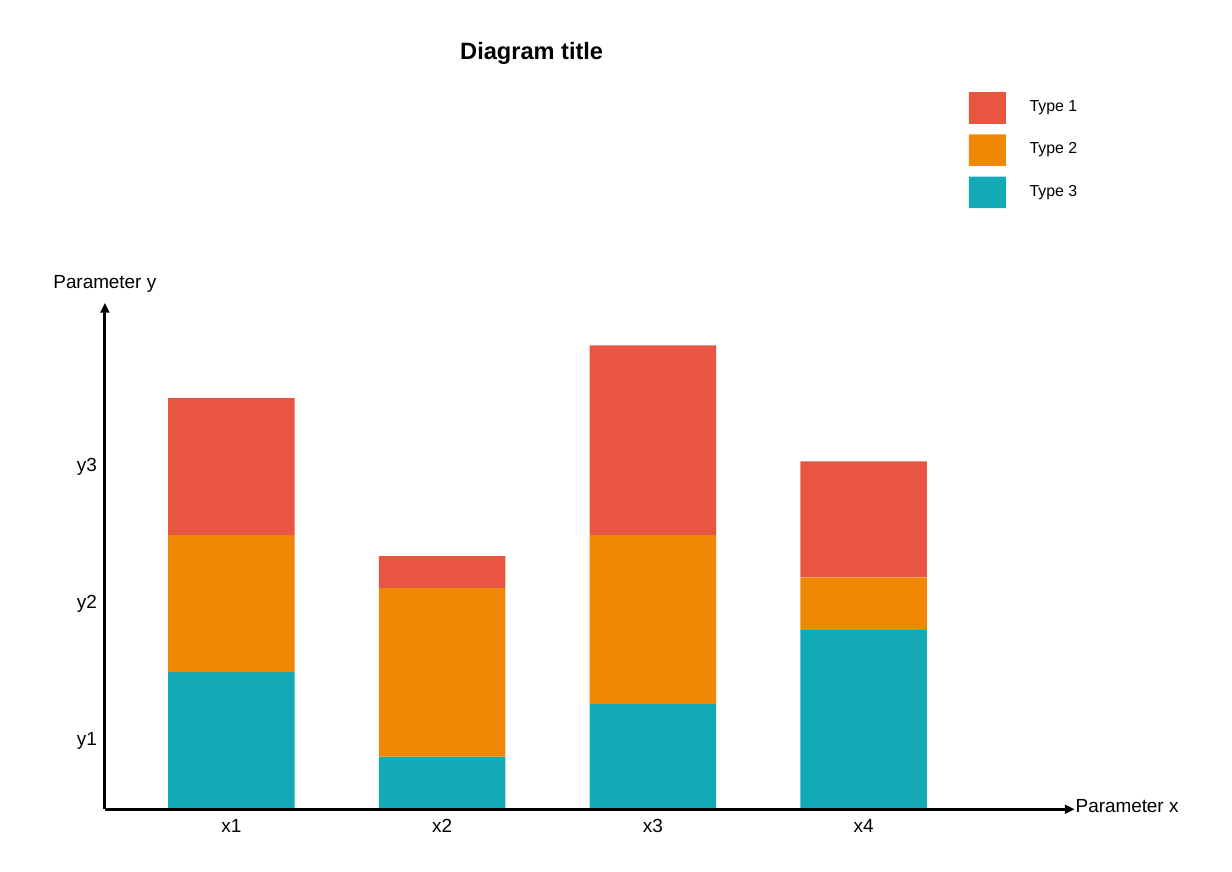
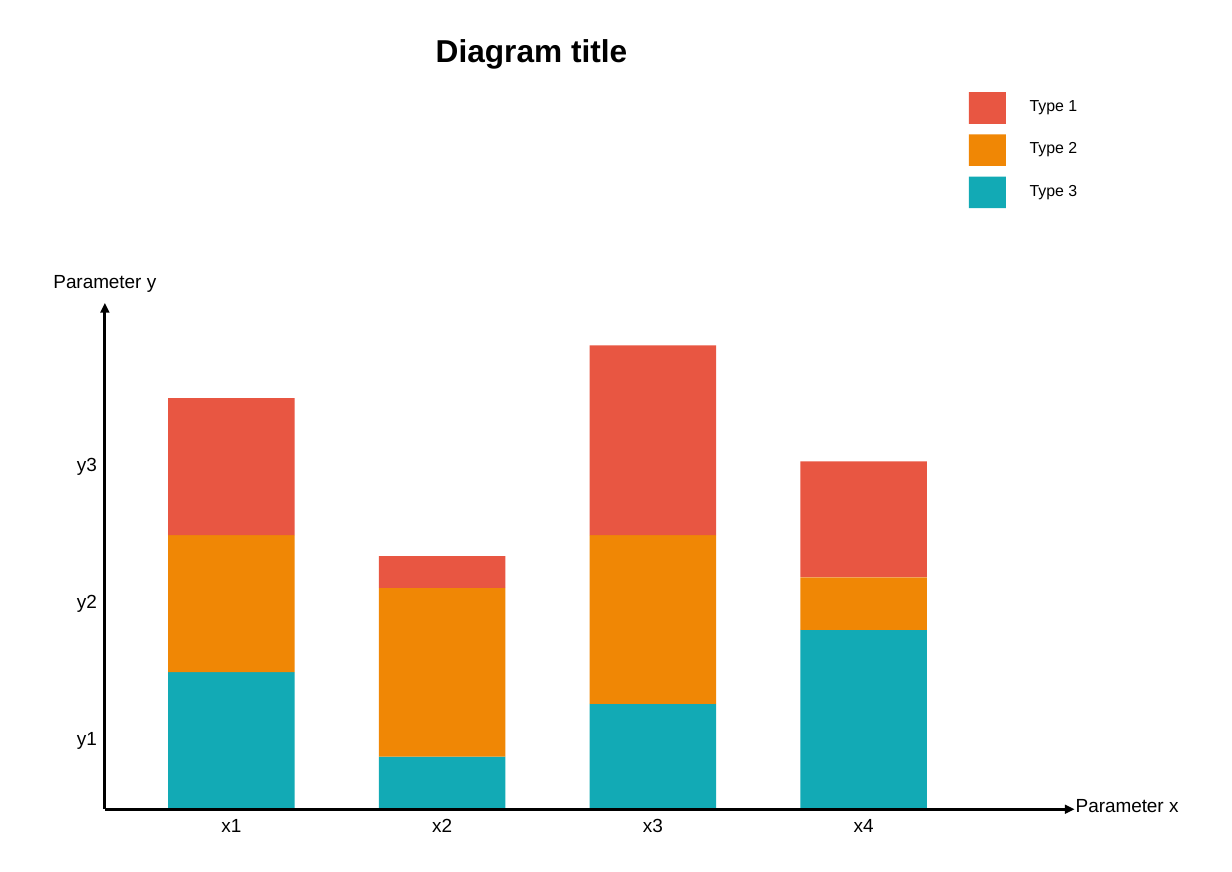
Before and after one commit to mashu3/drawio2pptx, a slide deck: slide 1 of sample/barchart1.pptx. Drawn at 1232x872 pixels with LibreOffice and Linux fonts; fonts in the diff are those of the drawing. Boxes give left, top, right and bottom in pixels: in the first picture for what was removed or moved away, otherwise in the second. Text is boxed around its words. In the diff, an @@ line names an element or a change of style, - is before the commit and + after.

```diff
--- a/sample/barchart1.pptx
+++ b/sample/barchart1.pptx
@@ text "Diagram title" at (436,39,627,68): size 16.9 to 22.5 pt @@
```
Also in this commit, not shown: 2 other files.
